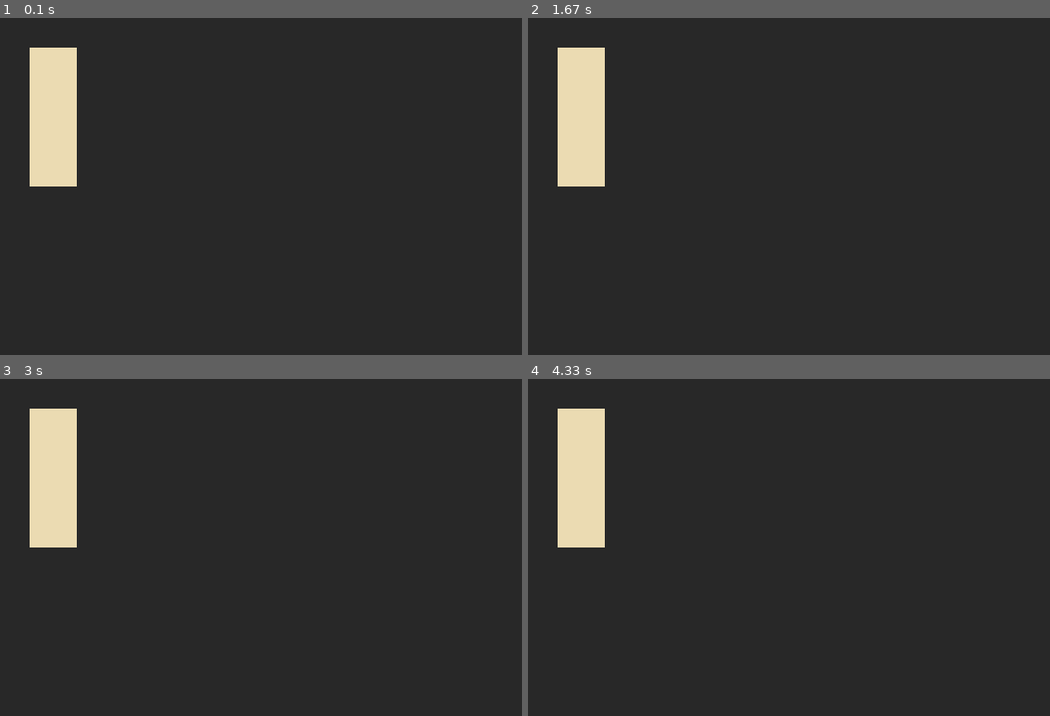
Above: before the commit, frames 1-4 (two rows, left to right).
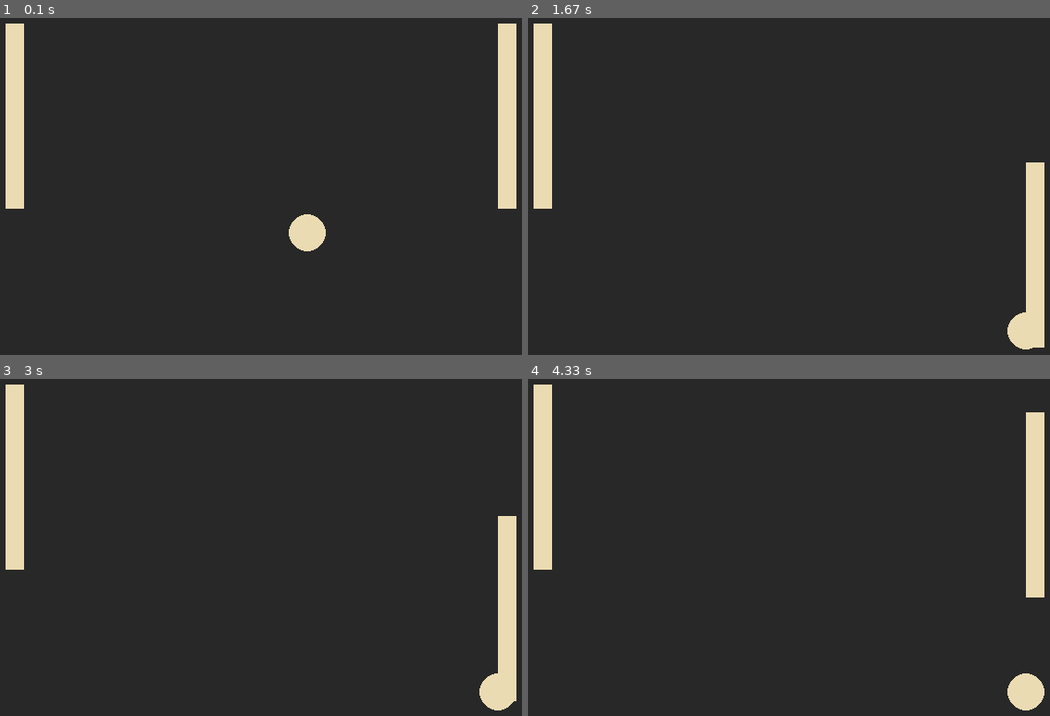
Above: after the commit, the same moments.

Repository: LilleAila/projects
Game: pygame game, started from it2/11-pygame/main.py
Same seed, same stepped clock (60 frames per second), same inputs: the game is played once before the commit and once after it.
Inputs:
- Up to frame 1 (0.1 s): no input
- Up to frame 2 (1.67 s): tap F at 0.33, 0.73, 1.03, 1.23, 1.57 s
- Up to frame 3 (3 s): tap F at 1.87, 2.97 s; tap D at 2.57 s
- Up to frame 4 (4.33 s): hold D 3.67-4.03 s; tap F at 3.73, 4.13 s

The runs differ from the first frame. In frame 1, 8.2% of the frame differs, in the area x 1-99%, y 1-70%; in frame 2, 7.9%; in frame 3, 8.0%; in frame 4, 8.2%.

Commit message:
more ponging

Diff:
--- /dev/null
+++ b/2024/11/more-manim/scene.py
@@ -0,0 +1,25 @@
+from manim import *
+
+
+class Scene(Scene):
+    def construct(self):
+        equations = [
+            r"ax^2+bx+c}=0",
+            r"x^2+\frac{b}{a}x+\frac{c}{a}=0",
+            r"x^2+\frac{b}{a}x=-\frac{c}{a}",
+            r"x^2+\frac{b}{a}x+\left(\frac{b}{2a}\right)^{2}=-\frac{c}{a}+\left(\frac{b}{2a}\right)^{2}",
+            r"\left(x+\frac{b}{2a}\right)^{2}=-\frac{c}{a}+\left(\frac{b}{2a}\right)^{2}",
+            r"x+\frac{b}{2a}=\pm\sqrt{-\frac{c}{a}+\left(\frac{b}{2a}\right)^{2}}",
+            r"x=-\frac{b}{2a}\pm\sqrt{-\frac{c}{a}+\left(\frac{b}{2a}\right)^{2}}",
+            r"x=\left(-\frac{b}{2a}\pm\sqrt{-\frac{c}{a}+\left(\frac{b}{2a}\right)^{2}}\right) \times \frac{2a}{2a}",
+            r"x=\frac{-b\pm\sqrt{-\frac{c}{a} \times \left(2a\right)^{2} + \left(\frac{b}{2a}\right)^{2} \times \left(2a\right)^{2}}}{2a}",
+            r"x=\frac{-b\pm\sqrt{b^{2}-4ac}}{2a}",
+        ]
+
+        equation = MathTex(equations[0])
+        self.play(Create(equation))
+        for eq in equations[1:]:
+            self.wait(2)
+            self.play(Transform(equation, MathTex(eq)), run_time=0.8)
+        self.wait(2)
+        self.play(FadeOut(equation), run_time=1)
--- a/it2/11-pygame/main.py
+++ b/it2/11-pygame/main.py
@@ -26,38 +26,79 @@
     def open(self):
         self.surface = pg.display.set_mode(self.dimensions)
 
-class Paddle(pg.sprite.Sprite):
-    __slots__ = ("__position", "__geometry", "__screen", "__rect")
+    @property
+    def width(self):
+        return self.dimensions[0]
+
+    @property
+    def height(self):
+        return self.dimensions[1]
+
+    @property
+    def center(self) -> Position:
+        # Dele og runde ned til int
+        return (self.width // 2, self.height // 2)
+
+class Sprite(pg.sprite.Sprite):
+    __slots__ = ("screen", "__geometry")
 
     def __init__(self, position: Position, geometry: Geometry, screen: Screen) -> None:
         super().__init__()
-        self.__position = position
         self.__geometry = geometry
-        self.__screen = screen
+
+        self.screen = screen
+        # Gjennomsiktig bakgrunn: https://stackoverflow.com/a/328067
+        self.image = pg.Surface(self.__geometry, pg.SRCALPHA).convert_alpha()
+        self.rect = self.image.get_rect()
+
+        (x, y) = position
+        self.rect.x = x
+        self.rect.y = y
+
+        self.handle_edge_collision()
 
     @property
-    def position(self) -> Position:
-        return self.__position
+    def width(self) -> int:
+        return self.__geometry[0]
+
+    @property
+    def height(self) -> int:
+        return self.__geometry[1]
+
+    def handle_edge_collision(self) -> None:
+        ((min_x, max_x), (min_y, max_y)) = self.screen.available_area
+        x, y = self.rect.x, self.rect.y
+        self.rect.x = min(max(x, min_x), max_x - self.rect.width)
+        self.rect.y = min(max(y, min_y), max_y - self.rect.height)
+
+    def update(self):
+        self.handle_edge_collision()
+
+class Paddle(Sprite):
+    def __init__(self, position: Position, geometry: Geometry, screen: Screen) -> None:
+        super().__init__(position, geometry, screen)
+
+        pg.draw.rect(self.image, Colors.FOREGROUND, (0, 0, self.width, self.height))
 
     def move(self, direction: Position):
-        (dir_x, dir_y) = direction
-        (pos_x, pos_y) = self.__position
-        (width, height) = self.__geometry
-        ((min_x, max_x), (min_y, max_y)) = self.__screen.available_area
-        self.__position = (min(max(pos_x + dir_x, min_x), max_x - width), min(max(pos_y + dir_y, min_y), max_y - height))
+        self.rect.move_ip(direction)
 
-    def update(self, keys):
-        print(keys)
+class Ball(Sprite):
+    __slots__ = ("__velocity")
 
-    def draw(self) -> None:
-        (x_1, y_1) = self.__position
-        (width, height) = self.__geometry
-        x_2, y_2 = x_1 + width, y_1 + height
-        self.__rect = pg.draw.rect(self.__screen.surface, Colors.FOREGROUND, (x_1, y_1, x_2, y_2))
+    def __init__(self, position: Position, radius: int, screen: Screen) -> None:
+        super().__init__(position, (radius * 2, radius * 2), screen)
 
+        pg.draw.circle(self.image, Colors.FOREGROUND, (radius, radius), radius)
 
-class App:
-    __slots__ = ("__properties", "__running", "__clock", "__screen", "__sprites", "__paddle1")
+        self.__velocity = (5, 5)
+
+    def update(self):
+        self.rect.move_ip(self.__velocity)
+        self.handle_edge_collision()
+
+class Game:
+    __slots__ = ("__properties", "__running", "__clock", "__screen", "__sprites", "__paddle1", "__paddle2", "__ball1")
 
     def __init__(self, screen: Screen) -> None:
         self.__screen = screen
@@ -72,20 +113,25 @@
 
     def __handle_keyboard(self) -> None:
         keys = pg.key.get_pressed()
+        if keys[kc.K_ESCAPE]:
+            self.__running = False
         if keys[kc.K_j]:
             self.__paddle1.move((0, 10))
         if keys[kc.K_k]:
             self.__paddle1.move((0, -10))
+        if keys[kc.K_f]:
+            self.__paddle2.move((0, 10))
+        if keys[kc.K_d]:
+            self.__paddle2.move((0, -10))
 
     def __update(self) -> None:
-        self.__sprites.update(pg.key.get_pressed())
+        # Linjen under ville sendt keys til alle sprites. Jeg velger heller å håndtere all input direkte i __handle_keyboard.
+        # self.__sprites.update(pg.key.get_pressed())
+        self.__sprites.update()
 
     def __draw(self) -> None:
         self.__screen.surface.fill(Colors.BACKGROUND)
         self.__sprites.draw(self.__screen.surface)
-
-        self.__paddle1.draw()
-
         pg.display.flip()
 
     def run(self) -> None:
@@ -95,7 +141,13 @@
         self.__clock = pg.time.Clock()
         self.__sprites = pg.sprite.Group()
 
-        self.__paddle1 = Paddle((50, 50), (1, 100), self.__screen)
+        # Initialiserer sprites helt i hjørnet. Kollisjon blir sjekket i __init__, slik at den plasseres riktig
+        self.__paddle1 = Paddle((0, 0), (20, 200), self.__screen)
+        self.__sprites.add(self.__paddle1)
+        self.__paddle2 = Paddle((self.__screen.width, 0), (20, 200), self.__screen)
+        self.__sprites.add(self.__paddle2)
+        self.__ball1 = Ball(self.__screen.center, 20, self.__screen)
+        self.__sprites.add(self.__ball1)
 
         while self.__running:
             self.__handle_events()
@@ -105,5 +157,5 @@
 
 
 if __name__ == "__main__":
-    app = App(Screen())
+    app = Game(Screen())
     app.run()
Not shown, added: 2024/11/more-manim/.envrc
Not shown, added: 2024/11/more-manim/shell.nix
